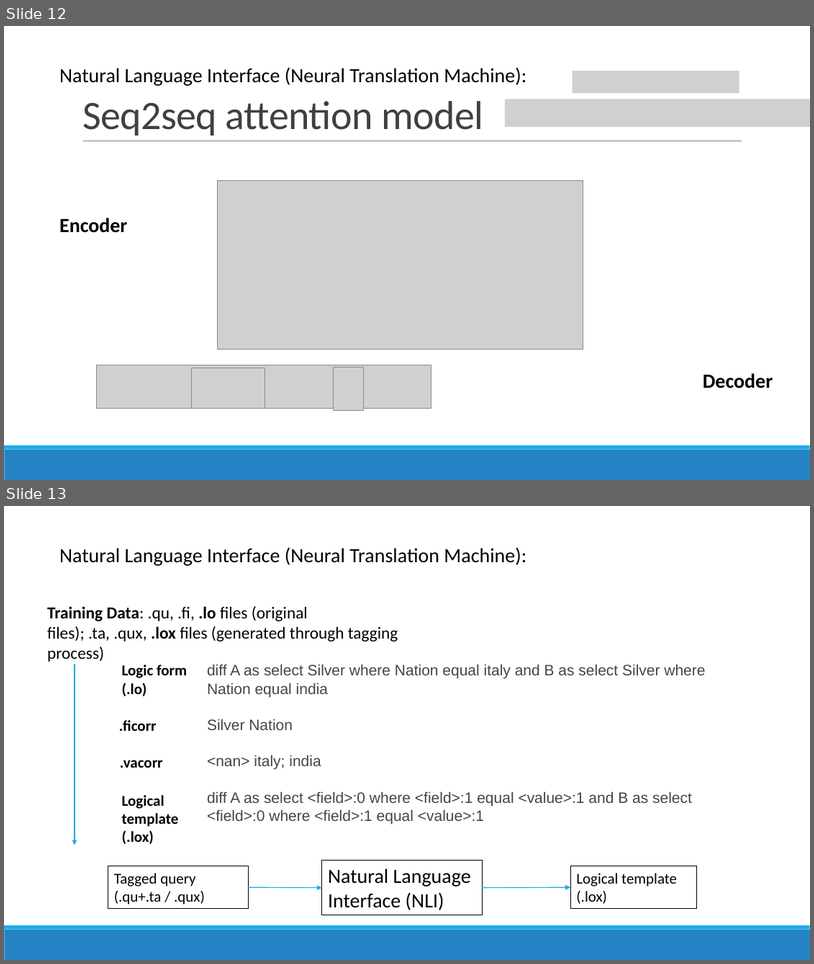
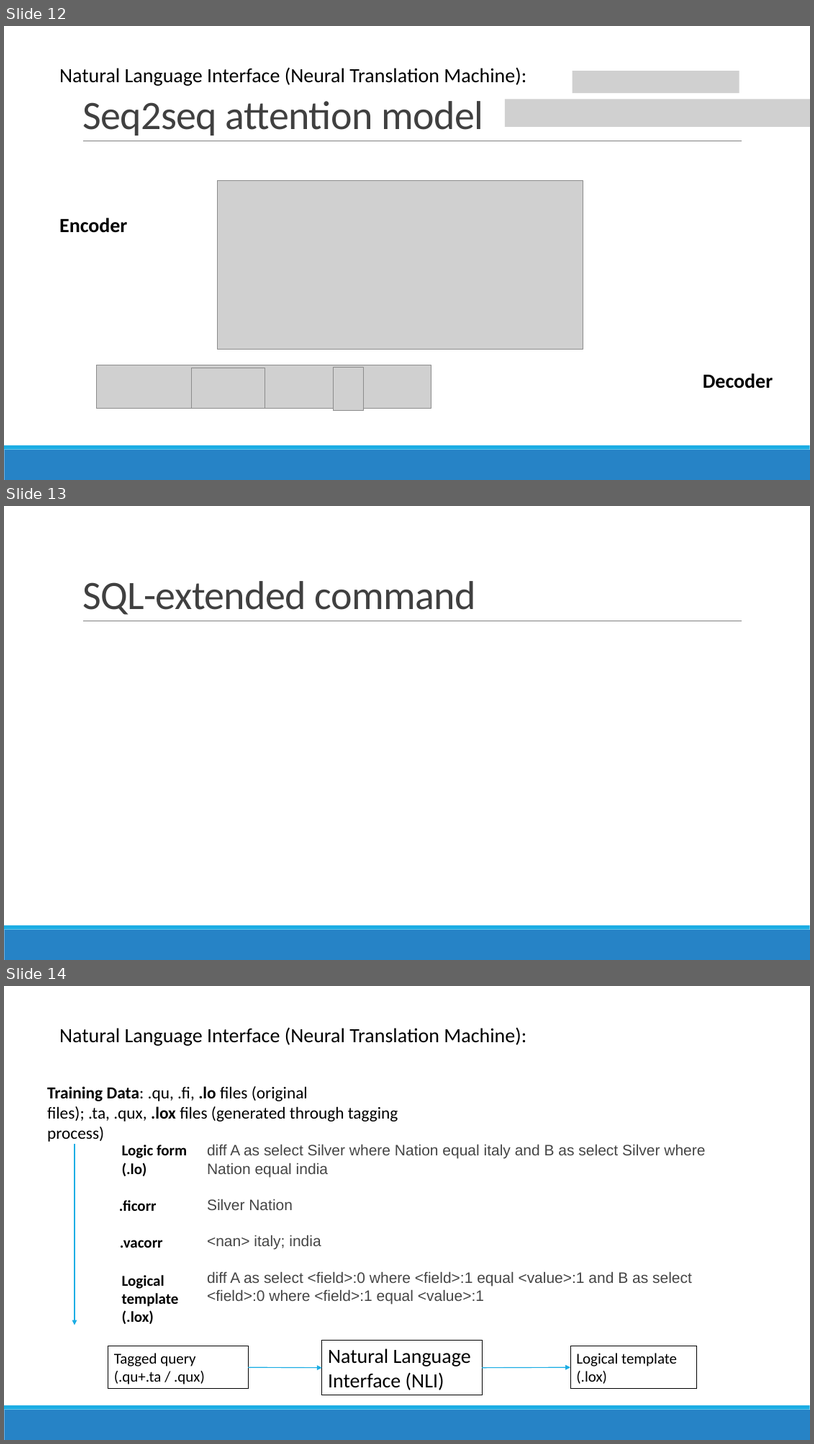
Before and after one commit to richardxiong/dnnQuery, a slide deck: dnnQuery2.pptx. Shown one above the other, each under a label of ours: slides 12 and 13 before the commit, slides 12, 13 and 14 after it. The pictures are 814x964 and 814x1444 pixels, drawn with LibreOffice and Linux fonts; fonts in the diff are those of the drawing; grey boxes stand for pictures. Boxes give left, top, right and bottom in pixels: in the first picture for what was removed or moved away, otherwise in the second. Text is boxed around its words. In the diff, an @@ line names an element or a change of style, - is before the commit and + after.

```diff
--- a/dnnQuery2.pptx
+++ b/dnnQuery2.pptx
@@ slide 13 added at (4, 506, 810, 960), background #FFFFFF; not listed: 3 template elements that a slide beside it also shows @@
@@ title added at (82, 581, 476, 615), 48 pt, text #404040 @@
+SQL-extended command
@@ what was slide 13 is now slide 14 @@
```
Also in this commit, not shown: 2 slides changed, 1 other slide added, 2 other files.
